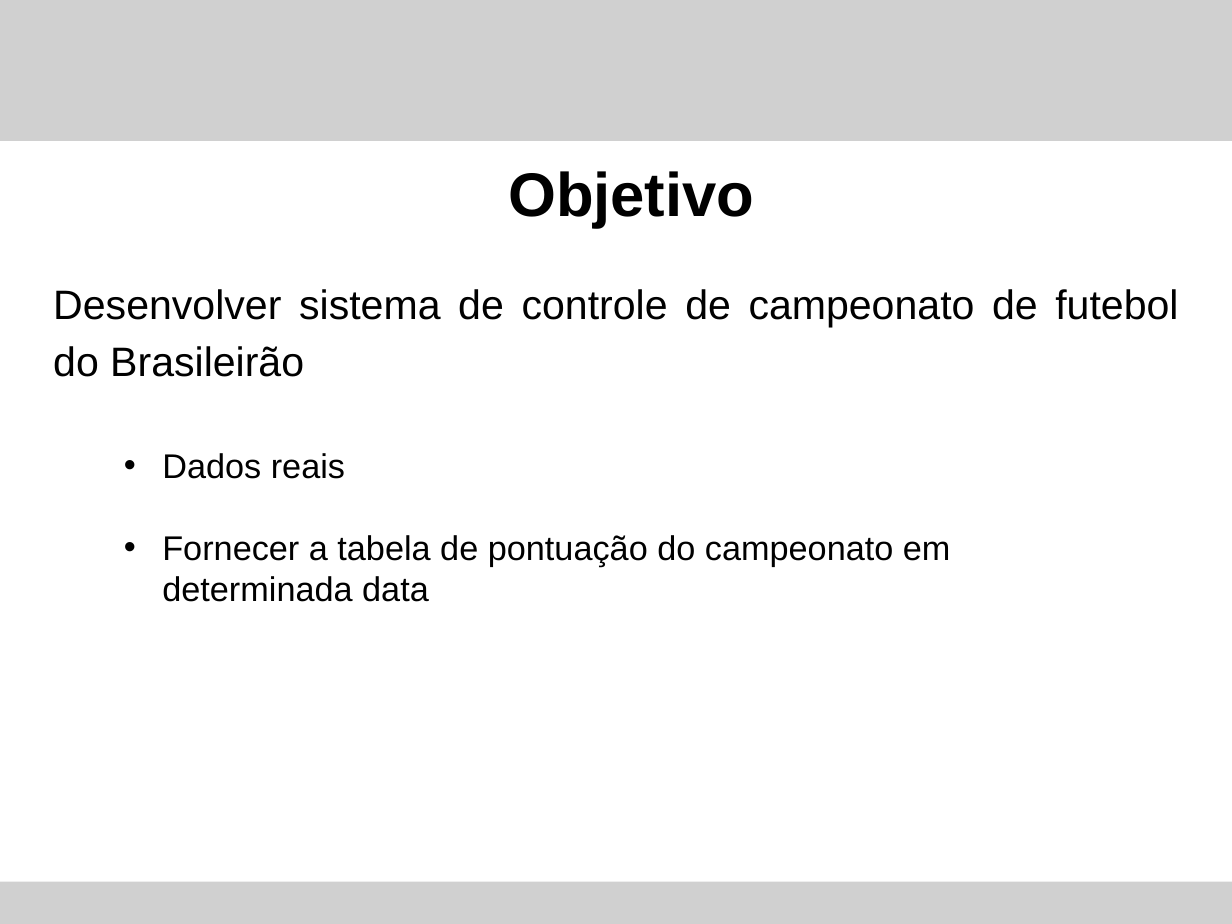
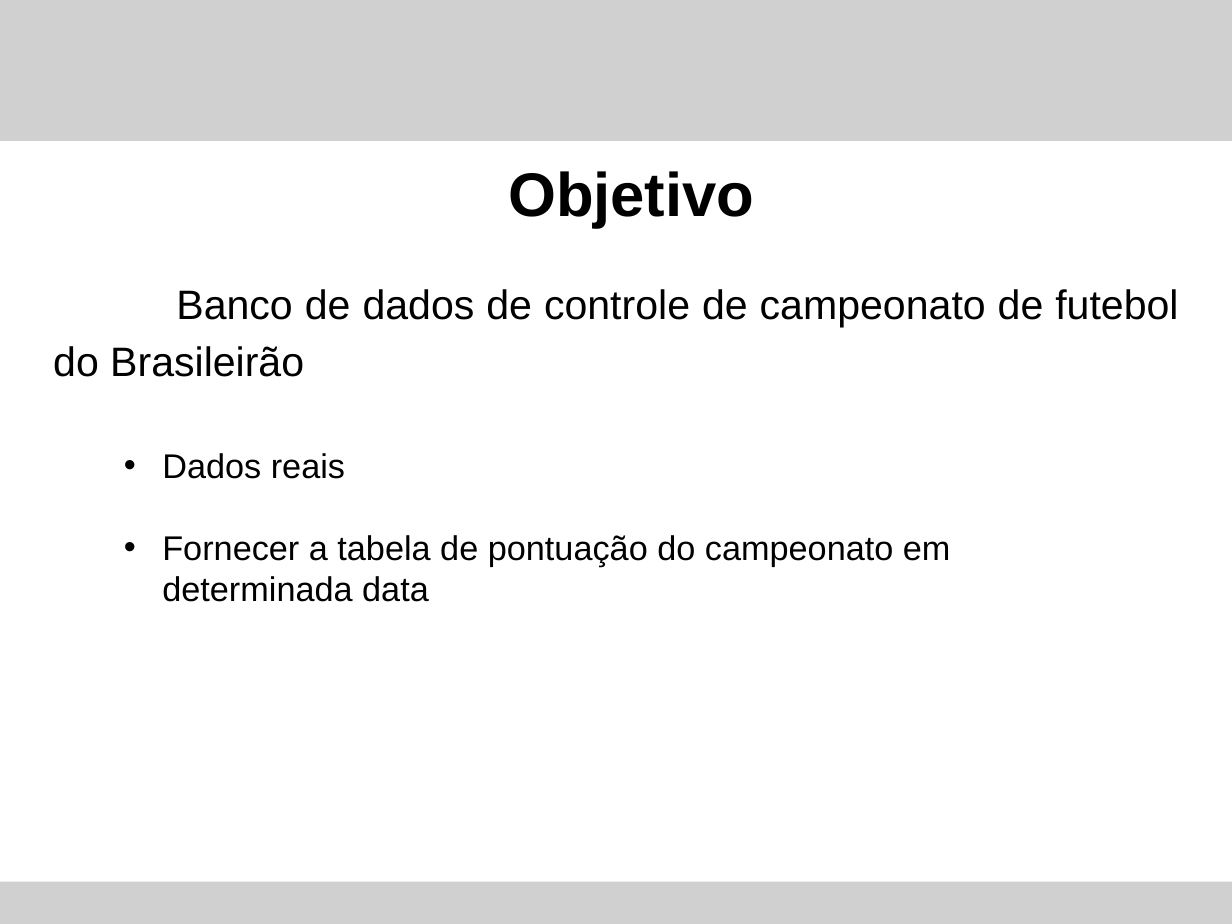
Before and after one commit to tomiokaPedro/POTIGUA_TOMIOKA, a slide deck: slide 2 of Trabalho_final/apresentacao.pptx. Drawn at 1232x924 pixels with LibreOffice and Linux fonts; fonts in the diff are those of the drawing; grey boxes stand for pictures. Boxes give left, top, right and bottom in pixels: in the first picture for what was removed or moved away, otherwise in the second. Text is boxed around its words. In the diff, an @@ line names an element or a change of style, - is before the commit and + after.

Commit message:
apresentacao final 2.0

```diff
--- a/Trabalho_final/apresentacao.pptx
+++ b/Trabalho_final/apresentacao.pptx
@@ text at (53,289,1178,377): text changed @@
-Desenvolver sistema de controle de campeonato de futebol do Brasileirão
+Banco de dados de controle de campeonato de futebol do Brasileirão
```
